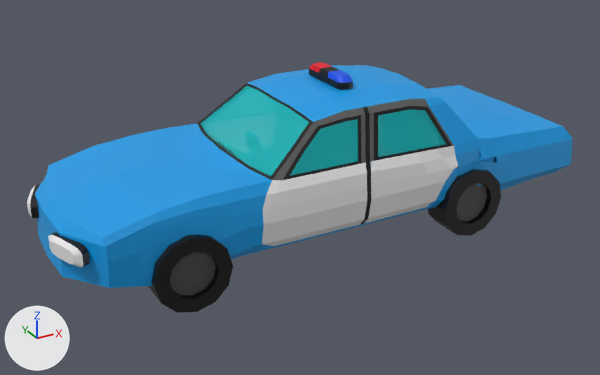
The FBX model Assets/Models/PoliceCar.fbx: old version first, new version second.
Camera for both pictures: a 50 mm lens placed at (-2.47, -4.12, 1.92), pointed at (-0.23, -0.05, -0.12). Every picture has the same lights, and +X, +Y and +Z are marked at lower left. Where no turn or scale is listed for an object, it has been applied to the vertices. Vertices at the same position are counted once.

In view in the first picture: 'BDL', 'Car', 'FDL', 'Headlights', 'SirionLight', 'Trunk', 'WheelBL', 'WheelFL'.
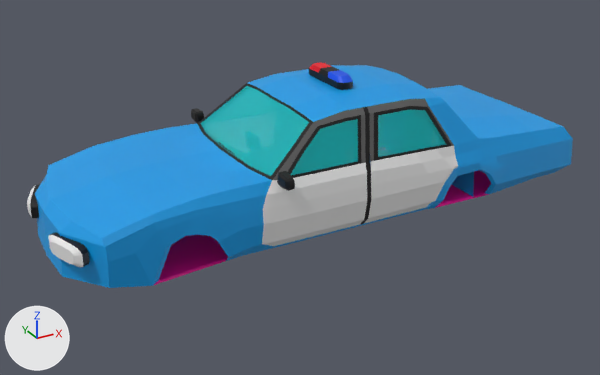
Location of each change, (x1, y1, x2, y2) in pixels of the pictures (600 x 375 px):
'WheelFL', deleted (black)
    before: (149, 235, 233, 313)
    faces in mat_wheelouter (black #000000): (149, 235, 233, 313)
    faces in mat_wheelinner (dark grey #4a4a4a): (170, 252, 216, 296)
'WheelBL', deleted (black)
    before: (428, 169, 501, 236)
    faces in mat_wheelouter (black #000000): (428, 169, 501, 236)
    faces in mat_wheelinner (dark grey #4a4a4a): (456, 184, 487, 221)
'SideMirrorL', added
    after: (277, 171, 295, 191)
'SideMirrorR', added
    after: (191, 108, 204, 123)
part 1 of me_plane_014, built on
    before: (455, 149, 497, 187)
    after: (455, 149, 497, 176)

The edits, one by one:
Material 'SideMirrorR' (mat_sidemirrorr) is new.
Its base color is (0.0, 0.8, 0.8) (cyan #00e7e7).
Material 'SideMirrorL' (mat_sidemirrorl) is new.
Its base color is (0.0, 0.8, 0.676) (cyan #00e7d7).
me_plane_014 is used by ob_car; location (0.057, 0.0, 0.0).
me_plane_014 had 874 vertices, 704 faces and spanned x -1.81..1.42, y -0.58..0.58, z -0.22..0.5.
me_plane_014 now has 889 vertices, 732 faces and spans x -1.81..1.42, y -0.58..0.58, z -0.22..0.5.
Part 1, on me_plane_014:
3 vertices move from x 0.67, y -0.58..0.57, z -0.2..0.05 to x 0.65..0.67, y -0.58..0.57, z 0.05..0.06.
15 vertices are added at x 0.59..1.4, y -0.56..0.58, z 0.05..0.06.
28 new faces join them, mat_hull (blue #009de7).
Mesh me_cube_007 is new.
It has 64 vertices, 54 faces and spans x -0.041..0.008, y -0.058..0.093, z -0.044..0.04.
Faces by material slot: [53, 1].
It uses material mat_mirrormain (black #000000).
It uses material mat_sidemirrorr (cyan #00e7e7).
Mesh me_cube_010 is new.
It has 64 vertices, 54 faces and spans x -0.0412..0.008, y -0.0934..0.0562, z -0.0399..0.0399.
Faces by material slot: [53, 1].
It uses material mat_mirrormain (black #000000).
It uses material mat_sidemirrorl (cyan #00e7d7).
Object 'WheelFL' (ob_wheelfl) is deleted.
Object 'WheelBL' (ob_wheelbl) is deleted.
Object 'SideMirrorR' (ob_sidemirrorr) is new; it shows me_cube_007.
Its location is (-0.607, 0.574, 0.21).
Object 'SideMirrorL' (ob_sidemirrorl) is new; it shows me_cube_010.
Its location is (-0.607, -0.576, 0.21).
